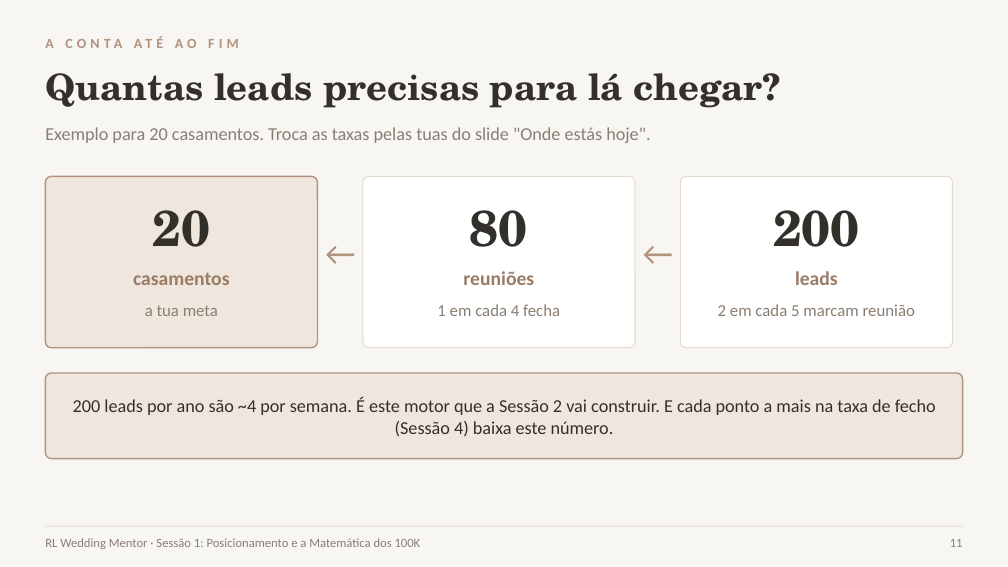
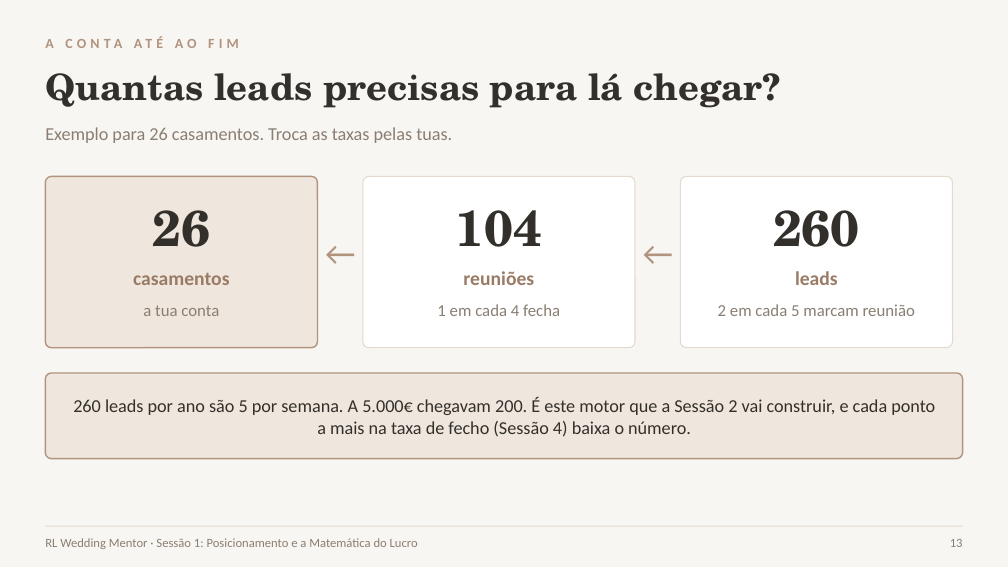
Before and after one commit to geralrlphoto/rl-menu, a slide deck: slide 13 of public/wedding-mentor-files/S1_Posicionamento.pptx (slide 11 before the commit). Drawn at 1008x567 pixels with LibreOffice and Linux fonts; fonts in the diff are those of the drawing. Boxes give left, top, right and bottom in pixels: in the first picture for what was removed or moved away, otherwise in the second. Text is boxed around its words. In the diff, an @@ line names an element or a change of style, - is before the commit and + after.

```diff
--- a/public/wedding-mentor-files/S1_Posicionamento.pptx
+++ b/public/wedding-mentor-files/S1_Posicionamento.pptx
@@ text at [45,127,452,143]: text changed @@
-Exemplo para 20 casamentos. Troca as taxas pelas tuas do slide "Onde estás hoje".
+Exemplo para 26 casamentos. Troca as taxas pelas tuas.
@@ text at [152,210,210,247]: text changed @@
-20
+26
@@ text at [456,210,543,247]: text changed @@
-80
+104
@@ text at [773,210,860,247]: text changed @@
-200
+260
@@ text at [143,305,219,316]: text changed @@
-a tua meta
+a tua conta
@@ text at [73,397,935,437]: text changed @@
-200 leads por ano são ~4 por semana. É este motor que a Sessão 2 vai construir. E cada ponto a mais na taxa de fecho (Sessão 4) baixa este número.
+260 leads por ano são 5 por semana. A 5.000€ chegavam 200. É este motor que a Sessão 2 vai construir, e cada ponto a mais na taxa de fecho (Sessão 4) baixa o número.
@@ text at [45,538,418,549]: text changed @@
-RL Wedding Mentor · Sessão 1: Posicionamento e a Matemática dos 100K
+RL Wedding Mentor · Sessão 1: Posicionamento e a Matemática do Lucro
@@ text at [950,539,963,547]: text changed @@
-11
+13
```
Also in this commit, not shown: 17 other slides changed, 8 slides added, 5 slides removed, 32 other files.
